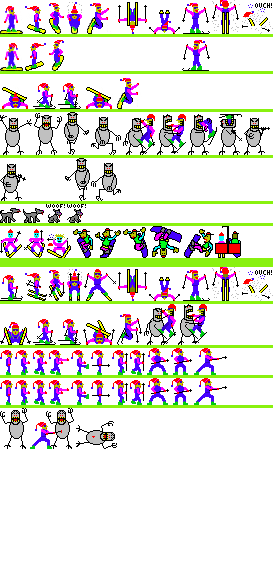
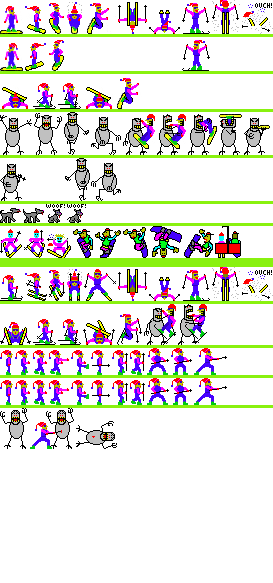
The second 273x583 image is a revision of the first. Changes to its layers:
renamed "Layer 3" to "Layer 7", painted on it over (133, 91, 270, 313)
